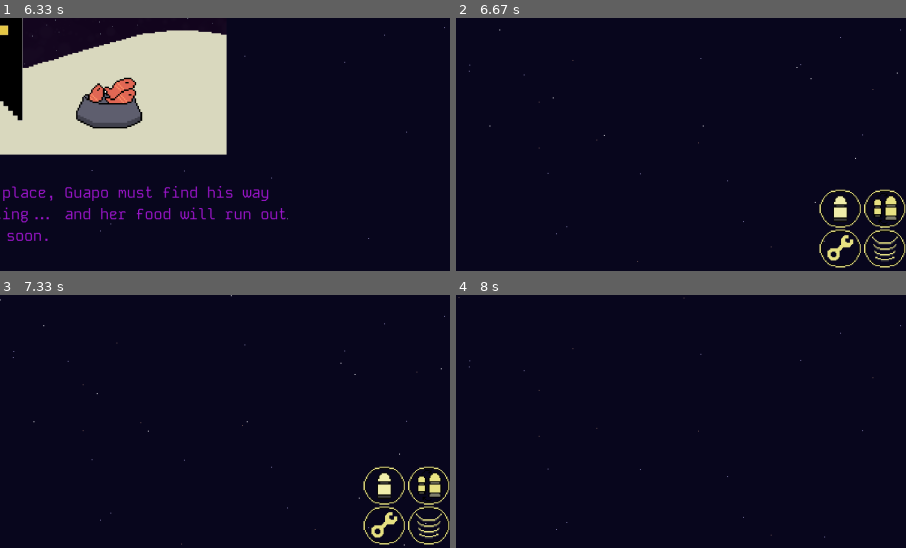
Above: before the commit, frames 1-4 (two rows, left to right).
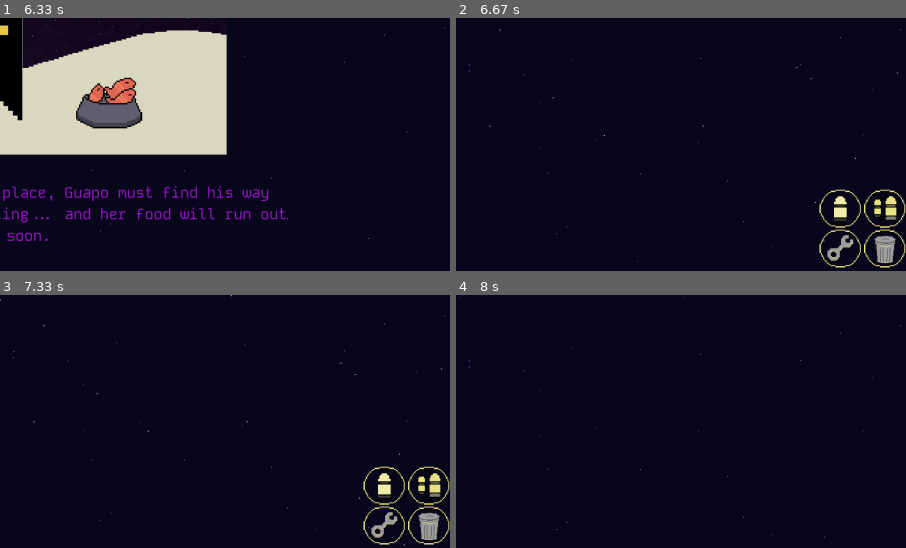
Above: after the commit, the same moments.

Repository: MicaelaEdith/spacecraftGame-pygame
Game: pygame game, started from main.py
Same seed, same stepped clock (60 frames per second), same inputs: the game is played once before the commit and once after it.
Inputs (mouse positions are % of the whole screen's width and height, from its top left):
- Up to frame 1 (6.33 s): click "OPCIONES" at 0.38 s; press the mouse at (10, 80) at 0.7 s; move the mouse to (41, 56) at 0.8 s; release the mouse at (72, 31) at 0.93 s; press the mouse at (11, 63) at 1.03 s; move the mouse to (29, 61) at 1.13 s; release the mouse at (46, 58) at 1.27 s; press the mouse at (11, 45) at 1.37 s; move the mouse to (30, 38) at 1.47 s; release the mouse at (49, 30) at 1.6 s; press the mouse at (11, 45) at 1.7 s; move the mouse to (42, 60) at 1.8 s; release the mouse at (73, 75) at 1.93 s; press the mouse at (10, 63) at 2.03 s; move the mouse to (19, 61) at 2.13 s; release the mouse at (28, 59) at 2.27 s; press the mouse at (16, 28) at 2.37 s; move the mouse to (20, 36) at 2.47 s; release the mouse at (25, 44) at 2.6 s; press the mouse at (10, 80) at 2.7 s; move the mouse to (29, 60) at 2.8 s; release the mouse at (48, 40) at 2.93 s; press the mouse at (11, 28) at 3.03 s; move the mouse to (18, 25) at 3.13 s; release the mouse at (24, 23) at 3.27 s; press the mouse at (86, 85) at 4.43 s; move the mouse to (60, 71) at 4.53 s; move the mouse to (35, 58) at 4.63 s; release the mouse at (35, 58) at 4.67 s; press the mouse at (86, 85) at 4.77 s; move the mouse to (55, 82) at 4.87 s; move the mouse to (25, 79) at 4.97 s; release the mouse at (25, 79) at 5 s; press the mouse at (86, 85) at 5.1 s; move the mouse to (74, 84) at 5.2 s; move the mouse to (63, 83) at 5.3 s; release the mouse at (63, 83) at 5.33 s; press the mouse at (3, 76) at 6.1 s; move the mouse to (35, 55) at 6.2 s; move the mouse to (66, 34) at 6.3 s
- Up to frame 2 (6.67 s): release the mouse at (66, 34) at 6.33 s; press the mouse at (3, 76) at 6.6 s
- Up to frame 3 (7.33 s): move the mouse to (37, 61) at 6.7 s; release the mouse at (72, 46) at 6.83 s; press the mouse at (3, 76) at 6.97 s; move the mouse to (23, 50) at 7.07 s; release the mouse at (43, 24) at 7.2 s; press the mouse at (6, 71) at 7.3 s
- Up to frame 4 (8 s): move the mouse to (34, 58) at 7.4 s; release the mouse at (61, 44) at 7.53 s; press the mouse at (95, 6) at 7.63 s; move the mouse to (72, 32) at 7.73 s; release the mouse at (49, 58) at 7.87 s; press the mouse at (18, 28) at 7.97 s
The pictures show only the part of the screen within x 46-96%, y 33-83%; the shares and areas given below are measured in that part.

Frame 1 is identical in both runs. In frame 2, 0.6% of the frame differs, in the area x 82-99%, y 85-97%; in frame 3, 0.6%; in frame 4, nothing differs.

Commit message:
new picker

Diff:
--- a/cinematics.py
+++ b/cinematics.py
@@ -137,7 +137,7 @@
 
         self.x = (screenW - new_width) // 2
         self.y = screenH + 300
-        self.speed = -10
+        self.speed = -7
 
     def level_up_animation(self, display):
         self.y += self.speed
--- a/main.py
+++ b/main.py
@@ -220,101 +220,101 @@
         pygame.mixer.music.set_volume(count_music)
 
     for event in pygame.event.get():
-
-        if event.type == pygame.MOUSEBUTTONDOWN or event.type == pygame.MOUSEBUTTONUP:
-            mouse_pos = pygame.mouse.get_pos()
-            for button in buttons_left:
-                button.is_clicked(mouse_pos, pygame.mouse.get_pressed()[0] if event.type == pygame.MOUSEBUTTONDOWN else False)
-        if event.type == pygame.MOUSEBUTTONUP:
-            mouse_pos = pygame.mouse.get_pos()
-            for button in buttons_left:
-                button.is_clicked(mouse_pos, pygame.mouse.get_pressed()[0])
-        if event.type == pygame.MOUSEBUTTONUP:
-            for button in buttons_left:
-                button.clicked = False
-            player.movement['left'] = False
-            player.movement['right'] = False
-            player.movement['up'] = False
-            player.movement['down'] = False
-
-
-        if event.type == pygame.FINGERDOWN or event.type == pygame.FINGERUP:
-            if full_hd:
-                touch_pos = (event.x * screenWidth - 110, event.y * screenHeight)
-            else:
-                touch_pos = (event.x * screenWidth, event.y * screenHeight)
-            for button in buttons_right:
-                if button.is_clicked(touch_pos, True):
-                    if event.type == pygame.FINGERDOWN:
-                        if button == buttons_right[0]:
-                            player.action['a'] = True
-                        elif button == buttons_right[1]:
-                            player.action['b'] = True
-                        elif button == buttons_right[2]:
-                            player.action['c'] = True
-                        elif button ==  buttons_right[3]:
-                            player.action['d'] = True
-
-                    elif event.type == pygame.FINGERUP:
-                        player.action['a'] = False
-                        player.action['b'] = False
-                        player.action['c'] = False
-                        player.action['d'] = False
-                        button.clicked = False
-
-        if start:
-            if event.type == pygame.FINGERDOWN:
-                touch_pos = (event.x * screenWidth, event.y * screenHeight)
-                if buttons_menu[0].is_clicked(touch_pos, True):
-                    start = not start
-                    options_open = True
-                if buttons_menu[1].is_clicked(touch_pos, True):
-                    start = not start
-                    options_open = False
-
+        if not transition:
             if event.type == pygame.MOUSEBUTTONDOWN or event.type == pygame.MOUSEBUTTONUP:
-                if buttons_menu[0].is_clicked(mouse_pos, pygame.mouse.get_pressed()[0]):
-                    options_open = True
-                    start = not start
-                if buttons_menu[1].is_clicked(mouse_pos, pygame.mouse.get_pressed()[0]):
-                    options_open = False
-                    start = not start
-        if not start:
-            if not options_open:
-                result = main_menu.handle_event(event)
-                if result == 'new_game':
-                    buttons_menu[1].clicked = False
-                    start = True
-                    if music_on:
-                        pygame.mixer.music.set_volume(1)
-                elif result == 'exit':
-                    options_open = False
-
-
-            if options_open:
-                result_option = option_menu.handle_event(event)
-                if result_option == 'language':
-                    if language == 'en':
-                        language = 'es'
-                    else:
-                        language = 'en'
-                elif result_option == 'fx':
-                    sound_on = option_menu.sound_on
-                elif result_option == 'music':
-                    if music_on:
-                        pygame.mixer.music.stop()
-                        music_on = False
-                    elif not music_on:
-                        pygame.mixer.music.play(-1)
-                        music_on = True
-                    music_on = option_menu.music_on
-                elif result_option == 'save':
-                    options_open = False
-                    start = True
-                    buttons_menu[0].clicked = False
-
-                    if music_on:
-                        pygame.mixer.music.set_volume(1)
+                mouse_pos = pygame.mouse.get_pos()
+                for button in buttons_left:
+                    button.is_clicked(mouse_pos, pygame.mouse.get_pressed()[0] if event.type == pygame.MOUSEBUTTONDOWN else False)
+            if event.type == pygame.MOUSEBUTTONUP:
+                mouse_pos = pygame.mouse.get_pos()
+                for button in buttons_left:
+                    button.is_clicked(mouse_pos, pygame.mouse.get_pressed()[0])
+            if event.type == pygame.MOUSEBUTTONUP:
+                for button in buttons_left:
+                    button.clicked = False
+                player.movement['left'] = False
+                player.movement['right'] = False
+                player.movement['up'] = False
+                player.movement['down'] = False
+
+
+            if event.type == pygame.FINGERDOWN or event.type == pygame.FINGERUP:
+                if full_hd:
+                    touch_pos = (event.x * screenWidth - 110, event.y * screenHeight)
+                else:
+                    touch_pos = (event.x * screenWidth, event.y * screenHeight)
+                for button in buttons_right:
+                    if button.is_clicked(touch_pos, True):
+                        if event.type == pygame.FINGERDOWN:
+                            if button == buttons_right[0]:
+                                player.action['a'] = True
+                            elif button == buttons_right[1]:
+                                player.action['b'] = True
+                            elif button == buttons_right[2]:
+                                player.action['c'] = True
+                            elif button ==  buttons_right[3]:
+                                player.action['d'] = True
+
+                        elif event.type == pygame.FINGERUP:
+                            player.action['a'] = False
+                            player.action['b'] = False
+                            player.action['c'] = False
+                            player.action['d'] = False
+                            button.clicked = False
+
+            if start:
+                if event.type == pygame.FINGERDOWN:
+                    touch_pos = (event.x * screenWidth, event.y * screenHeight)
+                    if buttons_menu[0].is_clicked(touch_pos, True):
+                        start = not start
+                        options_open = True
+                    if buttons_menu[1].is_clicked(touch_pos, True):
+                        start = not start
+                        options_open = False
+
+                if event.type == pygame.MOUSEBUTTONDOWN or event.type == pygame.MOUSEBUTTONUP:
+                    if buttons_menu[0].is_clicked(mouse_pos, pygame.mouse.get_pressed()[0]):
+                        options_open = True
+                        start = not start
+                    if buttons_menu[1].is_clicked(mouse_pos, pygame.mouse.get_pressed()[0]):
+                        options_open = False
+                        start = not start
+            if not start:
+                if not options_open:
+                    result = main_menu.handle_event(event)
+                    if result == 'new_game':
+                        buttons_menu[1].clicked = False
+                        start = True
+                        if music_on:
+                            pygame.mixer.music.set_volume(1)
+                    elif result == 'exit':
+                        options_open = False
+
+
+                if options_open:
+                    result_option = option_menu.handle_event(event)
+                    if result_option == 'language':
+                        if language == 'en':
+                            language = 'es'
+                        else:
+                            language = 'en'
+                    elif result_option == 'fx':
+                        sound_on = option_menu.sound_on
+                    elif result_option == 'music':
+                        if music_on:
+                            pygame.mixer.music.stop()
+                            music_on = False
+                        elif not music_on:
+                            pygame.mixer.music.play(-1)
+                            music_on = True
+                        music_on = option_menu.music_on
+                    elif result_option == 'save':
+                        options_open = False
+                        start = True
+                        buttons_menu[0].clicked = False
+
+                        if music_on:
+                            pygame.mixer.music.set_volume(1)
 
 
     player.movement['up'] = buttons_left[0].clicked
@@ -338,9 +338,11 @@
         if collision_detected:
             up_level += 1
 
-        if meteorite.metorites_count > 2 :
+        if meteorite.metorites_count > 1 :
             start = False
             transition = True
+            player.transition = True
+            meteorite.fade_out = True
 
     if level == 1:
         #player.movePlayer()
@@ -376,9 +378,9 @@
         if level == 5:
             pass
 
-        player.drawPlayer(display)
         player.updatePick()
         player.drawPick(display)
+        player.drawPlayer(display)
         player.drawExplosion(display)
         status.updateStatus( player.health ,level)
         status.draw(display, level, player.health, player.score,language)
@@ -402,13 +404,16 @@
                 option_menu.draw(display, language, music_on, sound_on)
 
         if transition:
+            player.drawPlayer(display)
             if level == 0:
                 meteorite.off = True
+                meteorite.draw(display)
             start = level_up.level_up_animation(display)
             transition = not start
             if not transition:
                 level += 1
-            player.drawPlayer(display)
+                player.transition = False
+
             status.draw(display, level, player.health, player.score,language)
 
             for button in buttons_left + buttons_right + buttons_menu:
--- a/map.py
+++ b/map.py
@@ -82,8 +82,10 @@
         self.explosion_images = []
         self.scaled_images = []
         self.metorites_count = 0
-
-        for i in range(7):
+        self.fade_out = False
+        self.fade_count = 0
+
+        for i in range(10):
             self.xPosition = random.randrange(2, int(self.screenW - 95))
             self.yPosition = random.randrange(-1000, -100)
             self.meteoriteRect = self.image.get_rect(topleft=(self.xPosition, self.yPosition))
@@ -111,7 +113,7 @@
             xP, yP = position
             meteorite_rect = self.rectList[i]
 
-            if yP < self.screenH + 5:
+            if yP < self.screenH + 5 and not self.fade_out:
                 yP += self.speed
             elif not self.off:
                 self.metorites_count += 1
@@ -121,6 +123,10 @@
             self.positionList[i] = [xP, yP]
             meteorite_rect.topleft = (xP, yP)
 
+            if self.fade_out:
+                self.scaled_images[i].set_alpha(255 - self.fade_count)
+                self.fade_count += 0.8
+
         for i, rect in enumerate(self.rectList):
             if self.positionList[i][1] < self.screenH + 5:
                 display.blit(self.scaled_images[i], rect.topleft)
@@ -128,6 +134,7 @@
         for i, active in enumerate(self.explosion_active):
             if active:
                 self.draw_explosion(display, i)
+
 
     def check_collisions(self, player):
         if self.off:
--- a/playerController.py
+++ b/playerController.py
@@ -12,6 +12,7 @@
         self.speed = 1
         self.health = 5
         self.hd = False
+        self.transition = False
 
         if screenWidth >= 1900 :
             self.hd = True
@@ -65,15 +66,11 @@
         if screenWidth > 1920 or screenHeight > 1080:
             self.speed = 3
 
-
-        self.pick_images = [
-            pygame.image.load("Assets/Objects/picker0.png").convert(),
-            pygame.image.load("Assets/Objects/picker1.png").convert()
-        ]
-        self.pick_frame = 0
-
-        for img in self.pick_images:
-            img.set_colorkey([1, 7, 27])
+        self.pick_image = pygame.image.load("Assets/Objects/picker0_1.png").convert()
+        self.pick_image = pygame.transform.scale_by(self.pick_image, 2)
+
+
+        self.pick_image.set_colorkey([250, 105, 130])
 
         self.pick_type = 0
         self.pick_delay = 100
@@ -121,59 +118,59 @@
 
     def movePlayer(self):
         return_speed = 1
-
-        if self.movement['up'] and self.yPosition > self.maxYPosition:
-            self.keyDownCount += 1
-            self.quiet = False
-            if self.yPosition >= self.slowArea-2:
-                self.yPosition -= 4 * self.speed
-            else:
-                self.yPosition -= 1 * self.speed
-
-        if self.movement['down']:
-            self.movement['up'] = False
-            self.quiet = False
-            self.keyDownCount = 0
-            if self.yPosition < self.yPositionInit:
-                self.yPosition += 2
-        elif not self.movement['up'] and self.yPosition < self.yPositionInit:
-            self.quiet = True
-
-        if self.movement['right'] and self.xPosition < self.maxXPosition-2:
-            self.movement['left'] = False
-            self.quiet = False
-            self.xPosition += 4
-            if not self.movement['down']:
+        if not self.transition:
+            if self.movement['up'] and self.yPosition > self.maxYPosition:
                 self.keyDownCount += 1
-        elif not self.movement['right'] and self.xPosition > self.xPositionInit:
-            self.quiet = True
-
-        if self.movement['left'] and self.xPosition > self.minXPosition-1:
-            self.quiet = False
-            self.movement['right'] = False
-            self.xPosition -= 4
-            if not self.movement['down']:
-                self.keyDownCount += 1
-        elif not self.movement['left'] and self.xPosition < self.xPositionInit-1:
-            self.quiet = True
-
-        if self.quiet:
-            if self.xPosition < self.xPositionInit:
-                self.xPosition += return_speed
-            elif self.xPosition > self.xPositionInit:
-                self.xPosition -= return_speed
-            if self.yPosition < self.yPositionInit:
-                self.yPosition += return_speed
-            elif self.yPosition > self.yPositionInit:
-                self.yPosition -= return_speed
-
-
-        for i in range(len(self.rectList)):
-            self.rectList[i].x = self.xPosition
-            self.rectList[i].y = self.yPosition
-
-        for i in range(len(self.rectList)):
-            self.rectList[i].topleft = (self.xPosition, self.yPosition)
+                self.quiet = False
+                if self.yPosition >= self.slowArea-2:
+                    self.yPosition -= 4 * self.speed
+                else:
+                    self.yPosition -= 1 * self.speed
+
+            if self.movement['down']:
+                self.movement['up'] = False
+                self.quiet = False
+                self.keyDownCount = 0
+                if self.yPosition < self.yPositionInit:
+                    self.yPosition += 2
+            elif not self.movement['up'] and self.yPosition < self.yPositionInit:
+                self.quiet = True
+
+            if self.movement['right'] and self.xPosition < self.maxXPosition-2:
+                self.movement['left'] = False
+                self.quiet = False
+                self.xPosition += 4
+                if not self.movement['down']:
+                    self.keyDownCount += 1
+            elif not self.movement['right'] and self.xPosition > self.xPositionInit:
+                self.quiet = True
+
+            if self.movement['left'] and self.xPosition > self.minXPosition-1:
+                self.quiet = False
+                self.movement['right'] = False
+                self.xPosition -= 4
+                if not self.movement['down']:
+                    self.keyDownCount += 1
+            elif not self.movement['left'] and self.xPosition < self.xPositionInit-1:
+                self.quiet = True
+
+            if self.quiet:
+                if self.xPosition < self.xPositionInit:
+                    self.xPosition += return_speed
+                elif self.xPosition > self.xPositionInit:
+                    self.xPosition -= return_speed
+                if self.yPosition < self.yPositionInit:
+                    self.yPosition += return_speed
+                elif self.yPosition > self.yPositionInit:
+                    self.yPosition -= return_speed
+
+
+            for i in range(len(self.rectList)):
+                self.rectList[i].x = self.xPosition
+                self.rectList[i].y = self.yPosition
+
+            for i in range(len(self.rectList)):
+                self.rectList[i].topleft = (self.xPosition, self.yPosition)
 
     def actions(self):
         if self.action['a'] and not self.shoot_type_a:
@@ -185,7 +182,6 @@
     def resetActions(self):
         self.action['a'] = False
         self.action['b'] = False
-        self.action['d'] = False
         self.action['c'] = False
 
     def updateShoots(self):
@@ -225,12 +221,13 @@
         else:
             self.frame = 2
 
-        if self.movement['left']:
-            self.angle = -8
-        elif self.movement['right']:
-            self.angle = 8
-        else:
-            self.angle = 0
+        if not self.transition:
+            if self.movement['left']:
+                self.angle = -8
+            elif self.movement['right']:
+                self.angle = 8
+            else:
+                self.angle = 0
 
         if self.quiet and not self.movement['up']:
             self.frame = 0
@@ -242,27 +239,35 @@
 
 
     def drawPick(self, display):
-        sprite_width = self.animation[0].get_width()
-        rotated_image = pygame.transform.rotate(self.pick_images[int(self.pick_frame)], self.angle)
-        rotated_image_width = rotated_image.get_width()
-
-        offset = sprite_width / 2 - rotated_image_width / 2
-
-        if not self.hd:
-            offset = 8
-
-        if self.action['d']:
-            if self.angle > 1:
-                xPosition_current = self.xPosition - 1
-            if self.angle < 1:
-                xPosition_current = self.xPosition + 1
-            elif self.angle == 0:
-                xPosition_current = self.xPosition
-
-            display.blit(rotated_image, [xPosition_current + offset, self.yPosition - 75])
-
-            self.pick_frame -= 0.1
-            self.pick_frame = (self.pick_frame + (self.pick_frame - int(self.pick_frame))) % len(self.pick_images)
+        if not self.transition:
+            sprite_width = self.animation[0].get_width()
+            sprite_height = self.animation[0].get_height()
+            yPicker_position = self.yPosition - sprite_height
+            rotated_image = pygame.transform.rotate(self.pick_image, self.angle)
+
+            rotated_image_width = rotated_image.get_width()
+
+
+            offset_l = -(sprite_width / 2)
+            offset_r = sprite_width / 2 - rotated_image_width / 2
+            offset_center = sprite_width
+
+            if not self.hd:
+                offset = 8
+
+            if self.action['d']:
+                if self.angle > 1:
+                    xPosition_current = self.xPosition - 1
+                    offset_ok = offset_r
+                if self.angle < 1:
+                    xPosition_current = self.xPosition + 1
+                    offset_ok = offset_l
+                elif self.angle == 0:
+                    offset_ok = offset_center
+                    xPosition_current = self.xPosition
+
+
+                display.blit(rotated_image, [xPosition_current + offset_ok, yPicker_position])
 
 
     def drawExplosion(self, display):
Binary file changed: Assets/Buttons/action_C.png
Binary file changed: Assets/Buttons/action_D.png
Binary file removed: Assets/Objects/picker0.png
Binary file added: Assets/Objects/picker0_.png
Binary file added: Assets/Objects/picker0_1.png
Binary file changed: Assets/imgs/cinematica2-LevelUp.png
Not shown, changed: Assets/Buttons/action_C.png~
Not shown, added: Assets/Buttons/action_D_.png~
Not shown, added: Assets/Objects/picker0_1.png~
